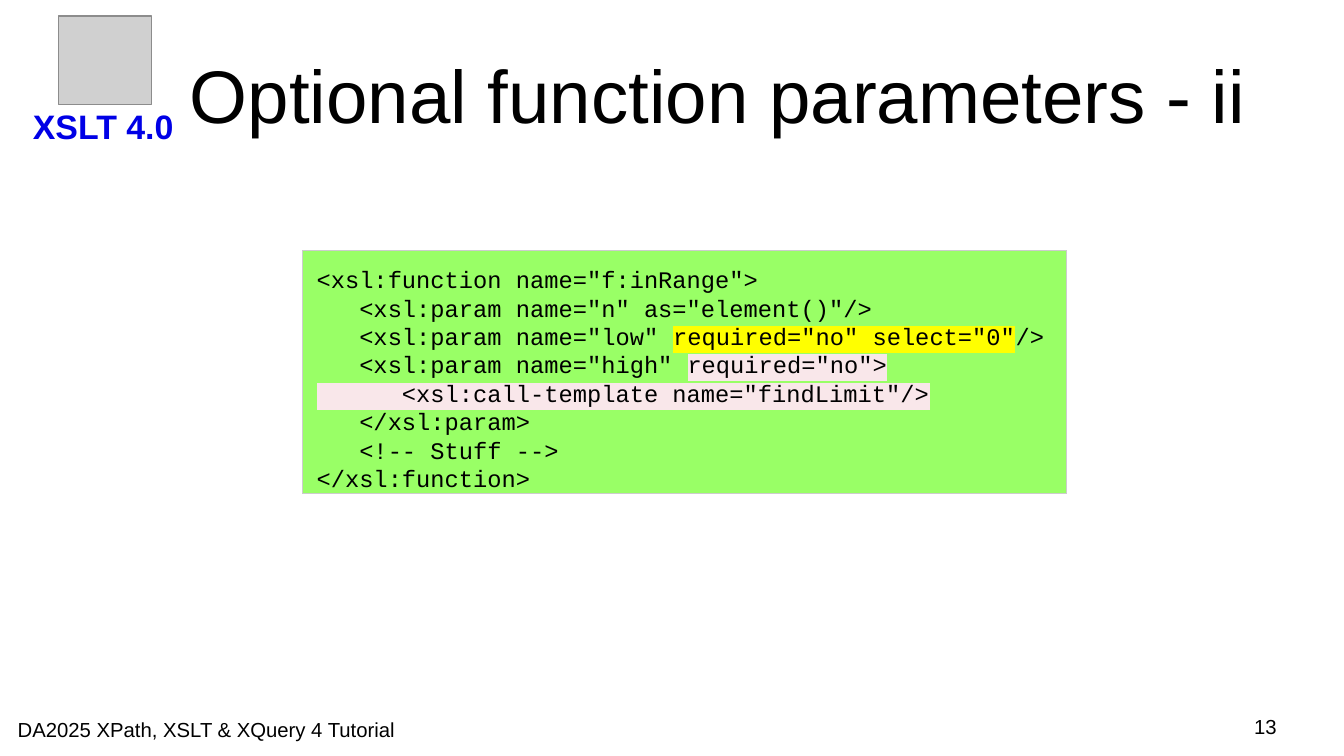
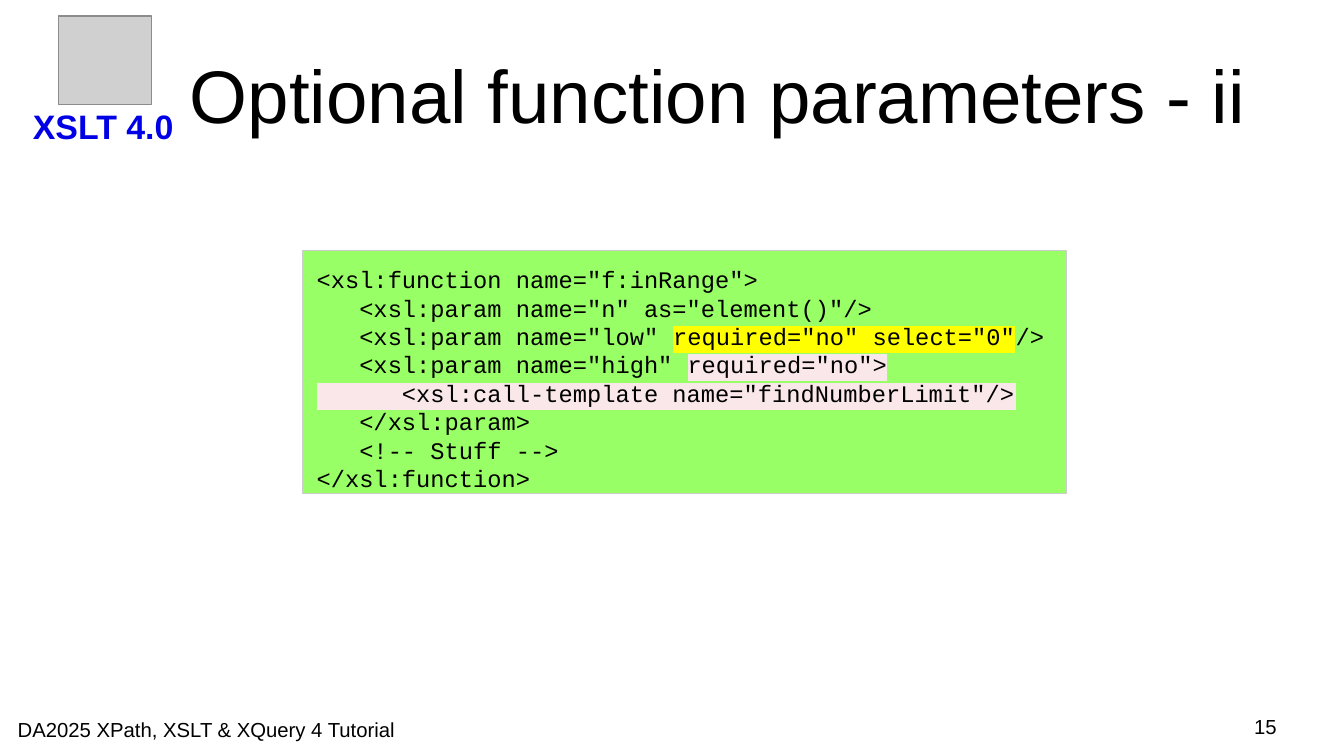
Before and after one commit to johnlumley/johnlumley.github.io, a slide deck: slide 15 of DA2025/slides/QT4-XSLT.odp (slide 13 before the commit). Drawn at 1344x756 pixels with LibreOffice and Linux fonts; fonts in the diff are those of the drawing; grey boxes stand for pictures; background and template pictures are left out. Boxes give left, top, right and bottom in pixels: in the first picture for what was removed or moved away, otherwise in the second. Text is boxed around its words. In the diff, an @@ line names an element or a change of style, - is before the commit and + after.

```diff
--- a/DA2025/slides/QT4-XSLT.odp
+++ b/DA2025/slides/QT4-XSLT.odp
@@ text in rectangle at (402, 385, 1014, 407): text changed @@
-<xsl:call-template name="findLimit"/>
+<xsl:call-template name="findNumberLimit"/>
@@ page number at (1254, 720, 1277, 735): text changed @@
-13
+15
```
Also in this commit, not shown: 14 other slides changed, 3 slides added, 4 other files.
